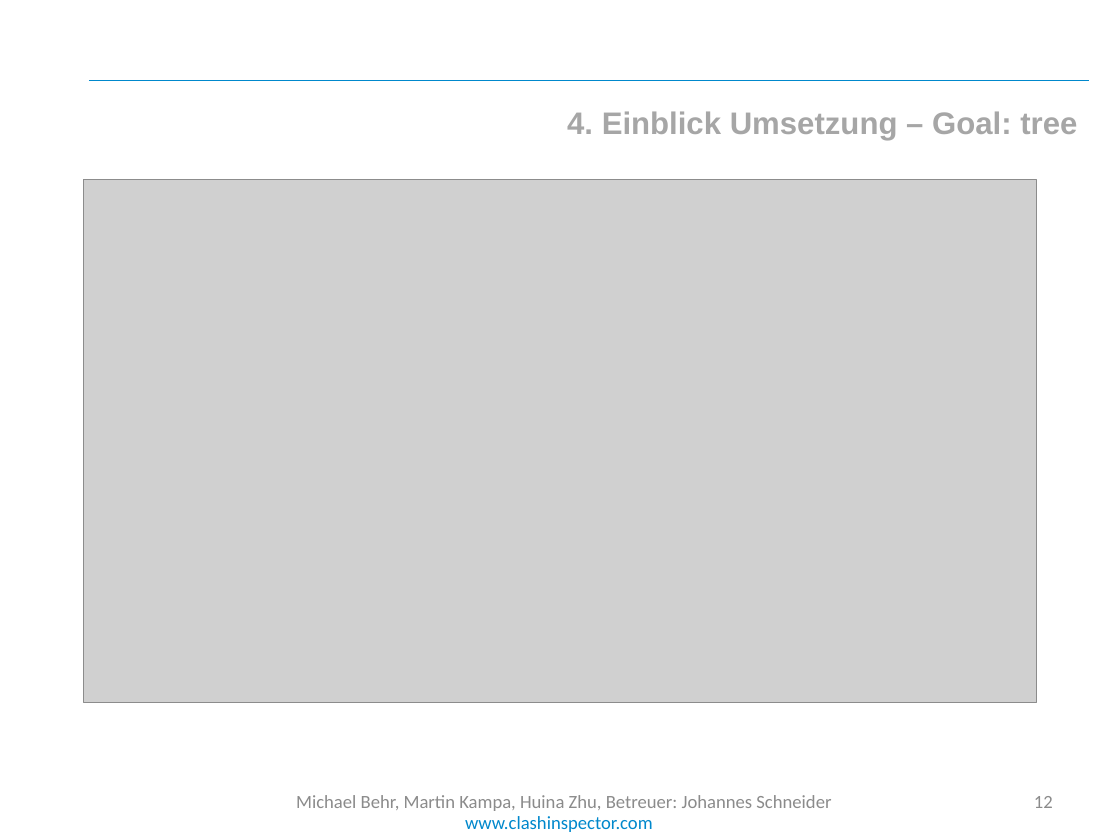
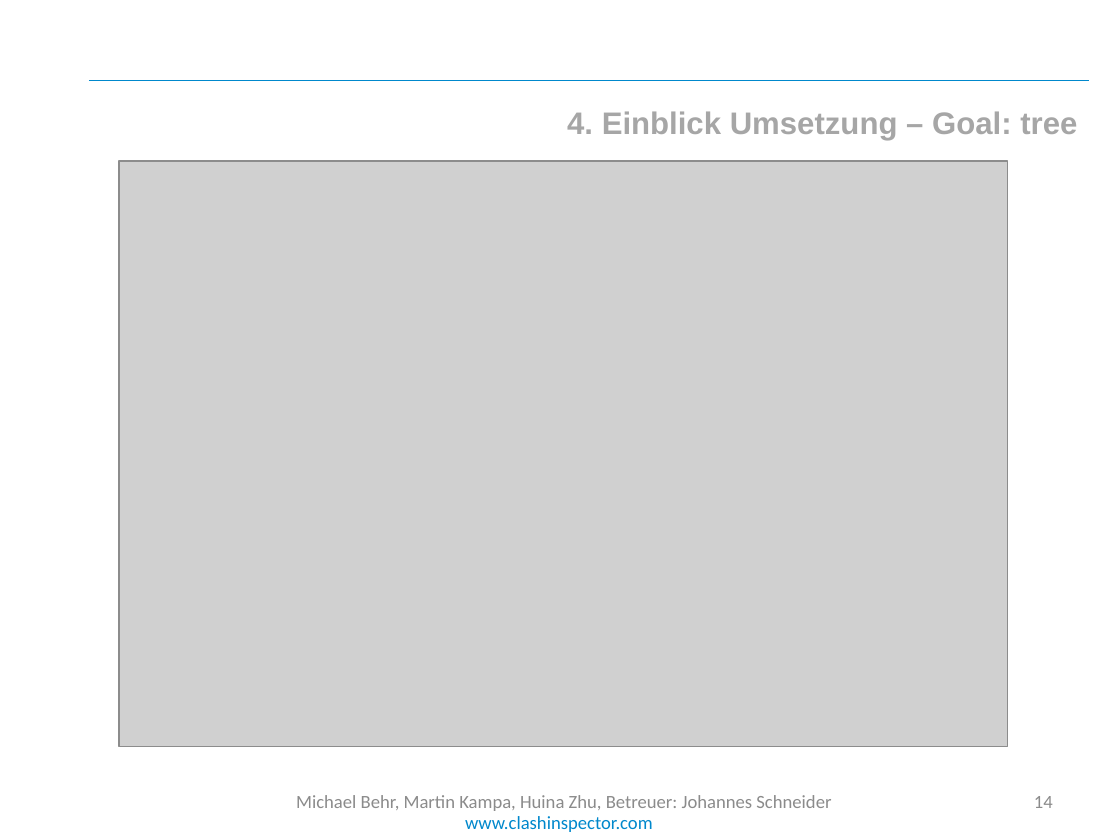
Before and after one commit to cedarsoft/clashinspector.com, a slide deck: slide 14 of presentation/Jahresprojekt Zwischenpräsentation.pptx (slide 12 before the commit). Drawn at 1120x840 pixels with LibreOffice and Linux fonts; fonts in the diff are those of the drawing; grey boxes stand for pictures; background and template pictures are left out. Boxes give left, top, right and bottom in pixels: in the first picture for what was removed or moved away, otherwise in the second. Text is boxed around its words. In the diff, an @@ line names an element or a change of style, - is before the commit and + after.

```diff
--- a/presentation/Jahresprojekt Zwischenpräsentation.pptx
+++ b/presentation/Jahresprojekt Zwischenpräsentation.pptx
@@ picture: place and size @@
-picture at [83,179,1036,702]
+picture at [119,161,1007,747]
@@ page number at [1034,796,1053,808]: text changed @@
-12
+14
```
Also in this commit, not shown: 1 other slide changed, 3 slides added, 1 slide removed, 19 other files.
